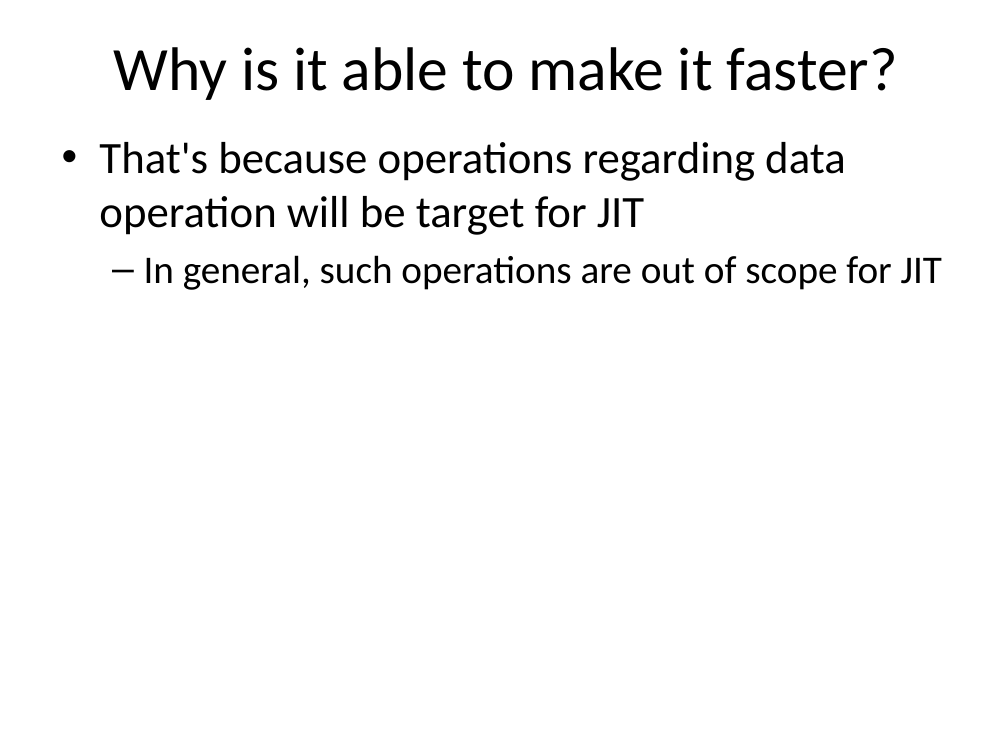
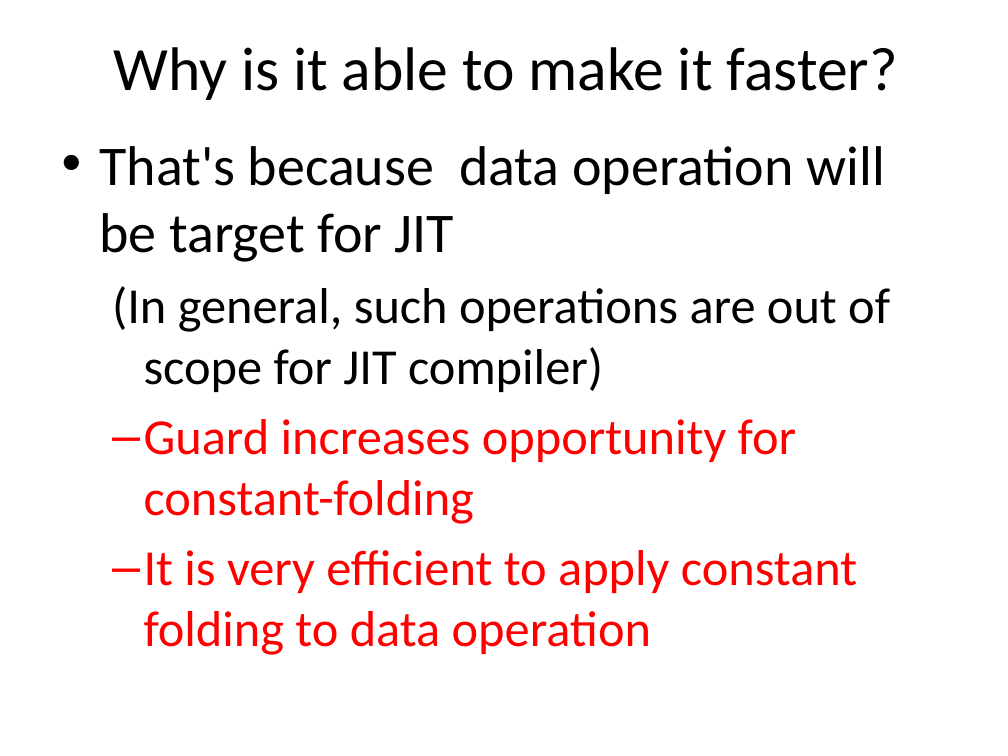
Before and after one commit to ryotaro/pyconjp2012slide, a slide deck: slide 41 of master/Fundamental Technologies Used in PyPy JIT Compiler.pptx (slide 40 before the commit). Drawn at 1008x756 pixels with LibreOffice and Linux fonts; fonts in the diff are those of the drawing. Boxes give left, top, right and bottom in pixels: in the first picture for what was removed or moved away, otherwise in the second. Text is boxed around its words. In the diff, an @@ line names an element or a change of style, - is before the commit and + after.

Commit message:
43

```diff
--- a/master/Fundamental Technologies Used in PyPy JIT Compiler.pptx
+++ b/master/Fundamental Technologies Used in PyPy JIT Compiler.pptx
@@ text at (x1=99, y1=146, x2=890, y2=655): text changed; size 32 to 36 pt; text colour #000000 to #FF0000 @@
-• That's because operations regarding data operation will be target for JIT
-  – In general, such operations are out of scope for JIT
+• That's because data operation will be target for JIT
+  (In general, such operations are out of scope for JIT compiler)
+  – Guard increases opportunity for constant-folding
+  – It is very efficient to apply constant folding to data operation
```
Also in this commit, not shown: 1 other slide changed, 2 slides added.
